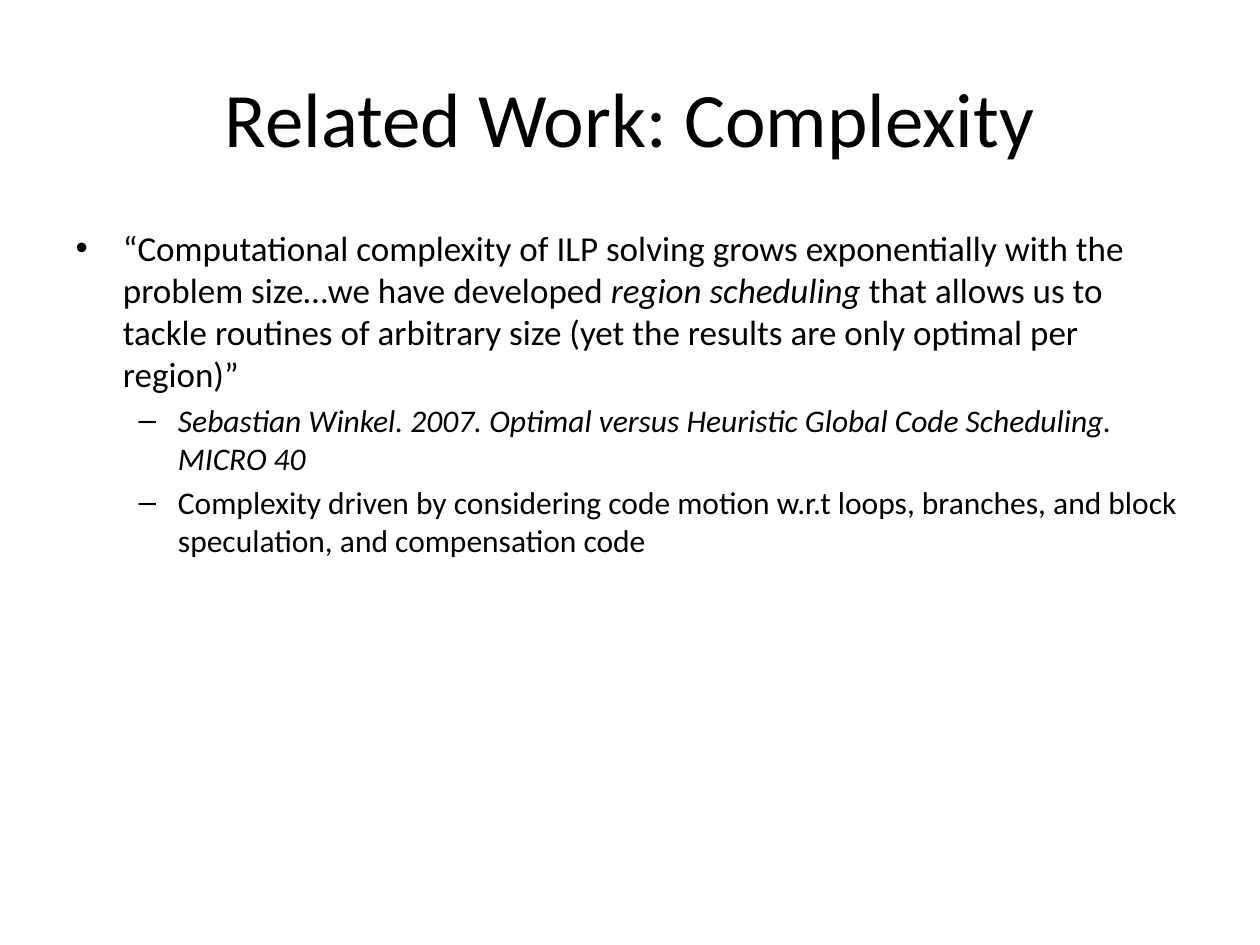
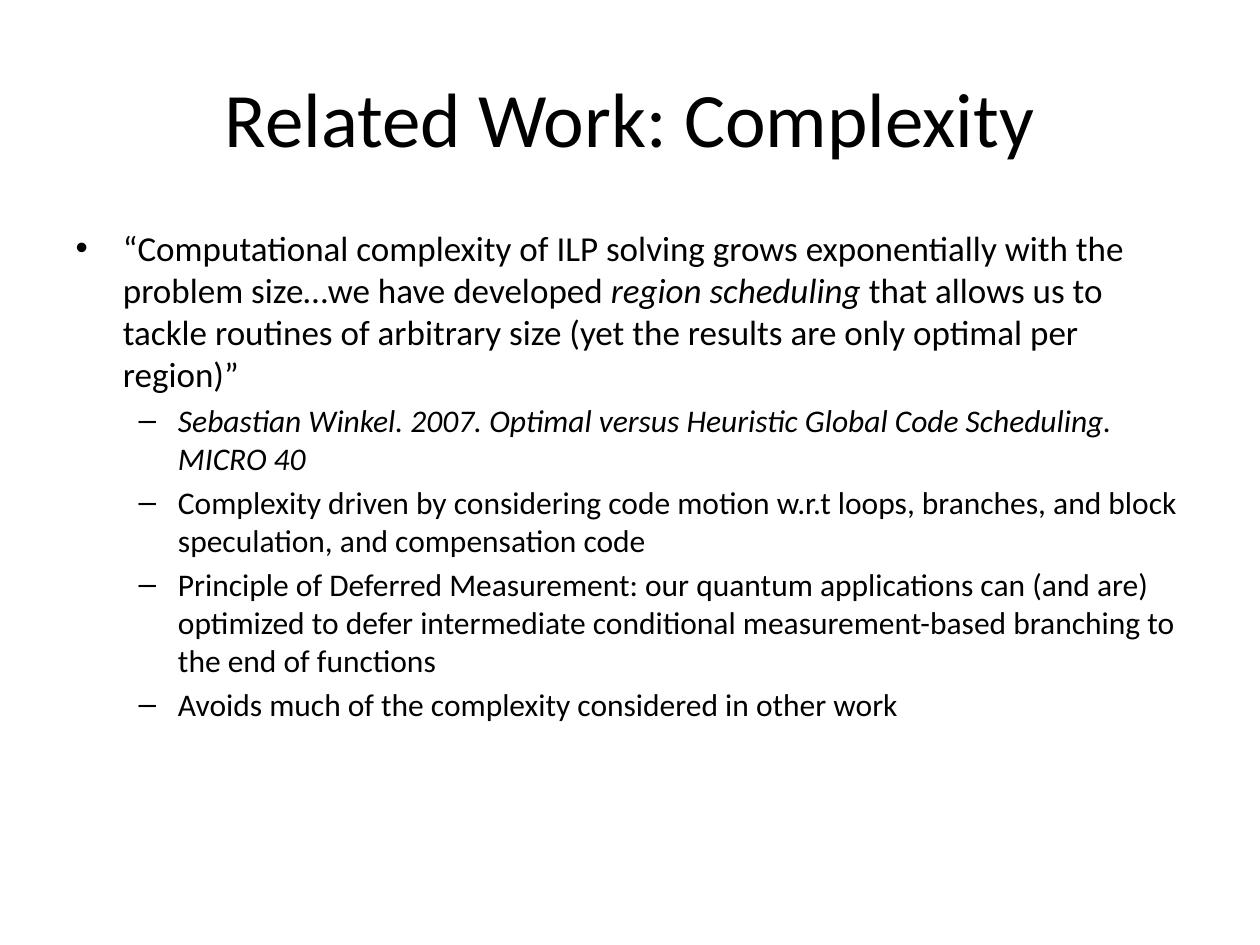
Before and after one commit to ah744/CryoControl, a slide deck: slide 8 of WriteUp/Formalism/FrameworkPresentation.pptx. Drawn at 1260x945 pixels with LibreOffice and Linux fonts; fonts in the diff are those of the drawing. Boxes give left, top, right and bottom in pixels: in the first picture for what was removed or moved away, otherwise in the second. Text is boxed around its words. In the diff, an @@ line names an element or a change of style, - is before the commit and + after.

```diff
--- a/WriteUp/Formalism/FrameworkPresentation.pptx
+++ b/WriteUp/Formalism/FrameworkPresentation.pptx
@@ text at bbox=[178, 573, 1174, 721]: paragraphs added @@
+  – Principle of Deferred Measurement: our quantum applications can (and are) optimized to defer intermediate conditional measurement-based branching to the end of functions
+  – Avoids much of the complexity considered in other work
```
Also in this commit, not shown: 5 other slides changed, 1 slide added, 11 other files.
